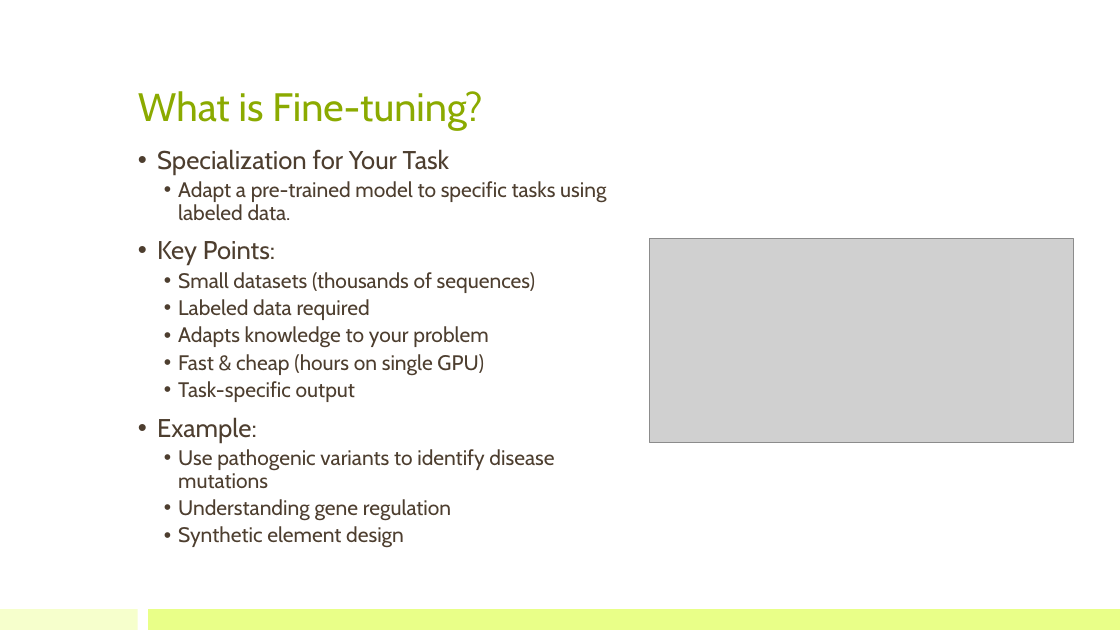
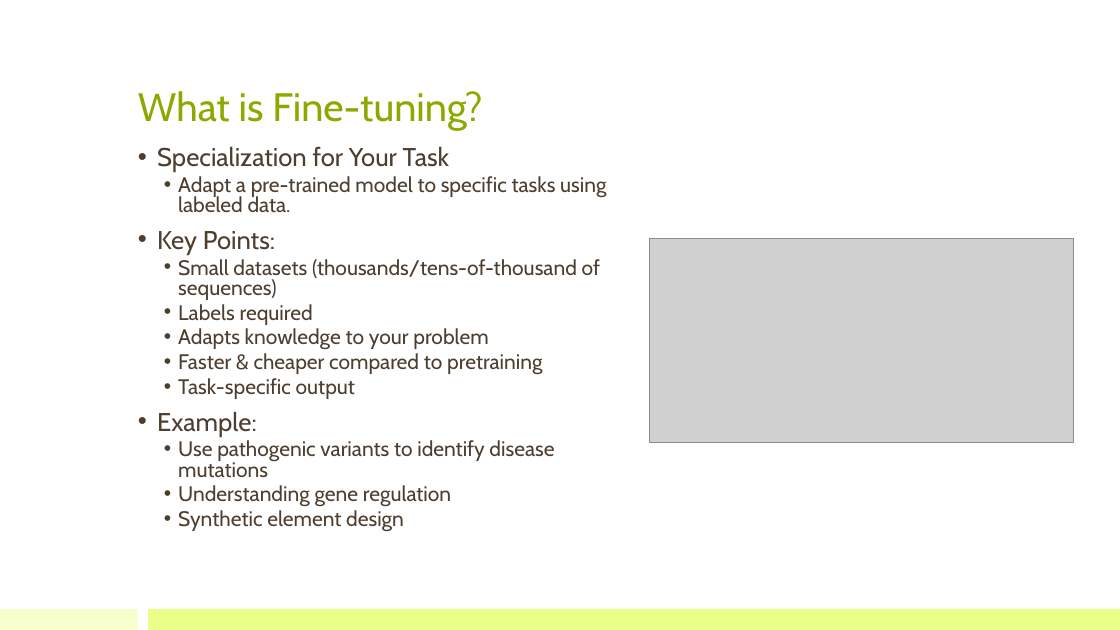
Before and after one commit to bioinfo-kaust/gfm-workshop, a slide deck: slide 5 of lecture_slides/3.day2_before_lunch/lecture_3_finetuning.pptx (slide 4 before the commit). Drawn at 1120x630 pixels with LibreOffice and Linux fonts; fonts in the diff are those of the drawing; grey boxes stand for pictures. Boxes give left, top, right and bottom in pixels: in the first picture for what was removed or moved away, otherwise in the second. Text is boxed around its words. In the diff, an @@ line names an element or a change of style, - is before the commit and + after.

```diff
--- a/lecture_slides/3.day2_before_lunch/lecture_3_finetuning.pptx
+++ b/lecture_slides/3.day2_before_lunch/lecture_3_finetuning.pptx
@@ text at <box>157,146,606,532</box>: line spacing 0.9 to 0.8 @@
@@ text at <box>178,259,600,325</box>: text changed @@
-  • Small datasets (thousands of sequences)
-  • Labeled data required
+  • Small datasets (thousands/tens-of-thousand of sequences)
+  • Labels required
@@ text at <box>178,353,542,375</box>: text changed @@
-  • Fast & cheap (hours on single GPU)
+  • Faster & cheaper compared to pretraining
```
Also in this commit, not shown: 8 other slides changed, 9 slides added, 2 slides removed, 5 other files.
